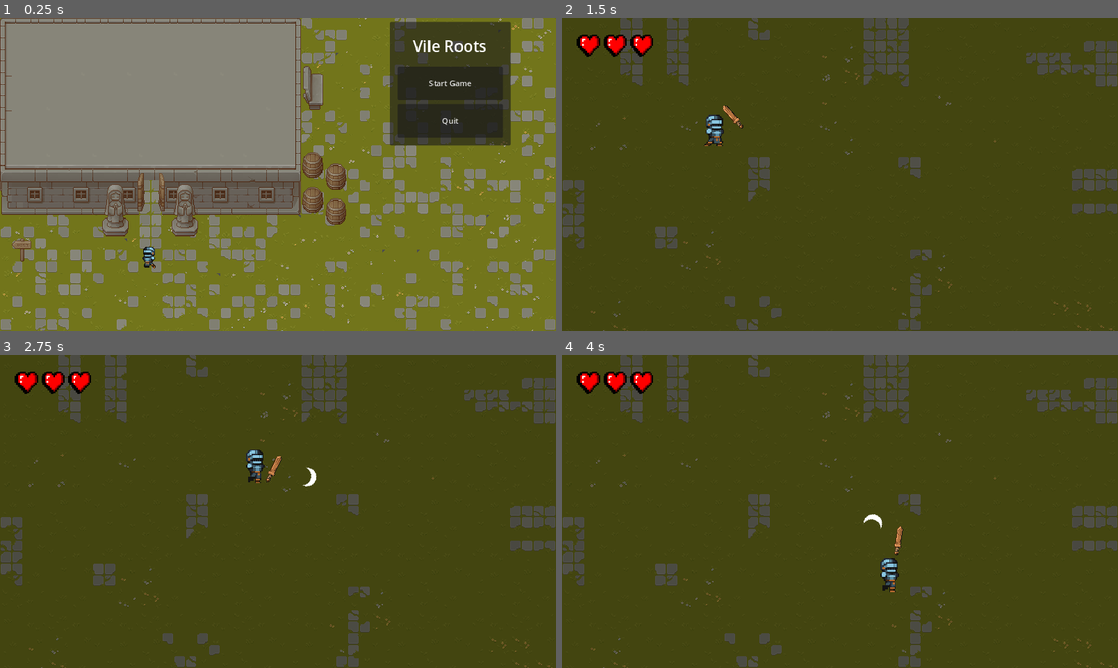
Above: before the commit, frames 1-4 (two rows, left to right).
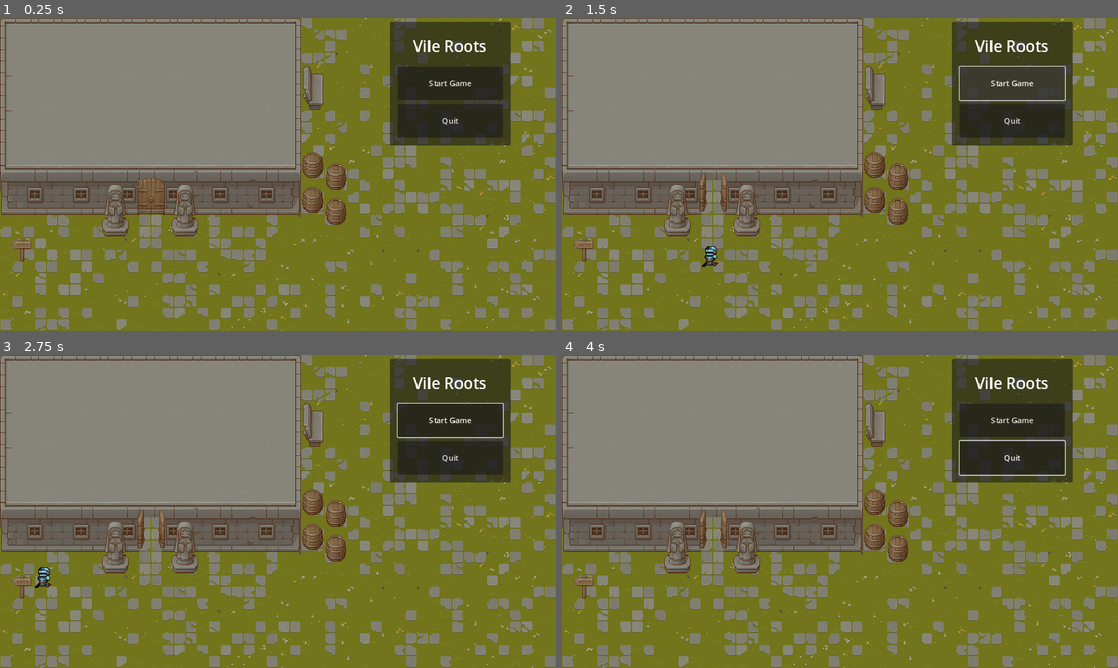
Above: after the commit, the same moments.

Repository: popcar2/Vile-Roots
Game: Godot game, scene res://MaineMenuSetup.tscn
Same seed, same stepped clock (60 frames per second), same inputs: the game is played once before the commit and once after it. This scene is started directly instead of the project's main scene.
Inputs (mouse positions are in pixels of both pictures, inside the frame that each line leads up to):
- Up to frame 1 (0.25 s): no input
- Up to frame 2 (1.5 s): click "Start Game" at 0.5 s; click (1012, 83) at 1.25 s, where only the run after the commit has a clickable "Start Game"
- Up to frame 3 (2.75 s): move the mouse to (400, 495) at 2.02 s; press the mouse at (400, 495) at 2.03 s; hold Right (right) from 2.03 s (still down)
- Up to frame 4 (4 s): move the mouse to (728, 527) at 2.77 s; release Right (right) at 2.78 s; release the mouse at (728, 527) at 2.78 s; hold Down (down) 2.78-3.53 s; click (728, 527) at 2.85 s; move the mouse to (895, 442) at 3.52 s; press the mouse at (895, 442) at 3.53 s; hold Right (right) from 3.53 s (still down)

The runs differ from the first frame. In frame 1, 0.6% of the frame differs, in the area x 24-30%, y 49-80%; in frame 2, 96%; in frame 3, 96%; in frame 4, 96%, in the area x 0-100%, y 0-100%.

Commit message:
Functional Main Menu

Diff:
--- a/MaineMenuSetup.tscn
+++ b/MaineMenuSetup.tscn
@@ -1,14 +1,12 @@
-[gd_scene load_steps=30 format=3 uid="uid://dp2rohxerctx6"]
+[gd_scene load_steps=28 format=3 uid="uid://dp2rohxerctx6"]
 
 [ext_resource type="Texture2D" uid="uid://u6bmqfe3sy60" path="res://Art/TX Tileset Stone Ground.png" id="1_17yfj"]
 [ext_resource type="Texture2D" uid="uid://db1uuwb5bk5u6" path="res://Art/TX Tileset Grass.png" id="2_8j0bo"]
 [ext_resource type="Texture2D" uid="uid://dbgto1ow5augu" path="res://Art/TX Tileset Wall.png" id="3_fgfgl"]
 [ext_resource type="PackedScene" uid="uid://chhy5dg7wtro3" path="res://Objects/main_menu_player.tscn" id="3_mp7eu"]
-[ext_resource type="Script" path="res://Scripts/AnimationPlayerMenu.gd" id="4_er874"]
 [ext_resource type="Texture2D" uid="uid://dhxrkpdg2e8xi" path="res://Art/TX Props.png" id="4_foeni"]
 [ext_resource type="Texture2D" uid="uid://c3p71m3j0b1pb" path="res://Art/TX Shadow Plant.png" id="5_03dys"]
 [ext_resource type="Texture2D" uid="uid://kra6rfe7a8sa" path="res://Art/TX Shadow.png" id="6_cex4b"]
-[ext_resource type="Script" path="res://Scripts/OpenSesame.gd" id="9_nauy8"]
 [ext_resource type="Script" path="res://Scripts/MainMenu.gd" id="10_ka2bv"]
 
 [sub_resource type="TileSetAtlasSource" id="TileSetAtlasSource_vbsuc"]
@@ -688,7 +686,7 @@
 tracks/0/loop_wrap = true
 tracks/0/keys = {
 "handle_modes": PackedInt32Array(0, 0, 0, 0),
-"points": PackedFloat32Array(206, -0.25, 0, 0.25, 0, 207, -0.25, 0, 0.25, 0, 71, -0.25, 0, 0.25, 0, -24, -0.25, 0, 0.25, 0),
+"points": PackedFloat32Array(210, -0.25, 0, 0.25, 0, 207, -0.25, 0, 0.25, 0, 71, -0.25, 0, 0.25, 0, -24, -0.25, 0, 0.25, 0),
 "times": PackedFloat32Array(0, 1, 2, 3)
 }
 tracks/1/type = "bezier"
@@ -699,7 +697,7 @@
 tracks/1/loop_wrap = true
 tracks/1/keys = {
 "handle_modes": PackedInt32Array(0, 0, 0, 0),
-"points": PackedFloat32Array(237, -0.25, 0, 0.25, 0, 330, -0.25, 0, 0.25, 0, 307, -0.25, 0, 0.25, 0, 293, -0.25, 0, 0.25, 0),
+"points": PackedFloat32Array(243, -0.25, 0, 0.25, 0, 330, -0.25, 0, 0.25, 0, 307, -0.25, 0, 0.25, 0, 293, -0.25, 0, 0.25, 0),
 "times": PackedFloat32Array(0, 1, 2, 3)
 }
 tracks/2/type = "bezier"
@@ -735,7 +733,7 @@
 tracks/0/loop_wrap = true
 tracks/0/keys = {
 "handle_modes": PackedInt32Array(0),
-"points": PackedFloat32Array(207, -0.25, 0, 0.25, 0),
+"points": PackedFloat32Array(211, -0.25, 0, 0.25, 0),
 "times": PackedFloat32Array(0)
 }
 tracks/1/type = "bezier"
@@ -746,7 +744,7 @@
 tracks/1/loop_wrap = true
 tracks/1/keys = {
 "handle_modes": PackedInt32Array(0),
-"points": PackedFloat32Array(330, -0.25, 0, 0.25, 0),
+"points": PackedFloat32Array(242, -0.25, 0, 0.25, 0),
 "times": PackedFloat32Array(0)
 }
 
@@ -783,7 +781,7 @@
 tracks/2/loop_wrap = true
 tracks/2/keys = {
 "handle_modes": PackedInt32Array(0, 0, 0, 0),
-"points": PackedFloat32Array(206, -0.25, 0, 0.25, 0, 206, -0.25, 0, 0.25, 0, 94, -0.25, 0, 0.25, 0, -32, -0.25, 0, 0.25, 0),
+"points": PackedFloat32Array(210, -0.25, 0, 0.25, 0, 206, -0.25, 0, 0.25, 0, 94, -0.25, 0, 0.25, 0, -32, -0.25, 0, 0.25, 0),
 "times": PackedFloat32Array(0, 1, 2, 3)
 }
 tracks/3/type = "bezier"
@@ -794,7 +792,7 @@
 tracks/3/loop_wrap = true
 tracks/3/keys = {
 "handle_modes": PackedInt32Array(0, 0, 0, 0),
-"points": PackedFloat32Array(237, -0.25, 0, 0.25, 0, 342, -0.25, 0, 0.25, 0, 406, -0.25, 0, 0.25, 0, 406, -0.25, 0, 0.25, 0),
+"points": PackedFloat32Array(250, -0.25, 0, 0.25, 0, 342, -0.25, 0, 0.25, 0, 406, -0.25, 0, 0.25, 0, 406, -0.25, 0, 0.25, 0),
 "times": PackedFloat32Array(0, 1, 2, 3)
 }
 
@@ -1633,20 +1631,18 @@
 layer_0/tile_data = PackedInt32Array(851973, 131072, 12, 917509, 131072, 13, 983045, 131072, 14, 1048581, 131072, 15, 8 …(2785 unchanged characters)…
 
 [node name="MainMenuPlayer" parent="." instance=ExtResource("3_mp7eu")]
-position = Vector2(207, 330)
+position = Vector2(211, 247)
 scale = Vector2(-1, 1)
 
 [node name="AnimationPlayer" type="AnimationPlayer" parent="MainMenuPlayer"]
 libraries = {
 "": SubResource("AnimationLibrary_hvu44")
 }
-script = ExtResource("4_er874")
 
 [node name="AnimatedSprite2D" type="AnimatedSprite2D" parent="."]
 position = Vector2(209, 239)
 sprite_frames = SubResource("SpriteFrames_bjaah")
 animation = &"OpenSesame"
-script = ExtResource("9_nauy8")
 
 [node name="TileMap4" type="TileMap" parent="."]
 tile_set = SubResource("TileSet_bpmmx")
@@ -1666,8 +1662,12 @@
 current = true
 zoom = Vector2(1.5, 1.5)
 
-[node name="CanvasLayer" type="CanvasLayer" parent="."]
+[node name="CanvasLayer" type="CanvasLayer" parent="." node_paths=PackedStringArray("animationplayer", "doorani", "timer", "quittimer")]
 script = ExtResource("10_ka2bv")
+animationplayer = NodePath("../MainMenuPlayer/AnimationPlayer")
+doorani = NodePath("../AnimatedSprite2D")
+timer = NodePath("../PlayDelay")
+quittimer = NodePath("../QuitDelay")
 
 [node name="Main Menu" type="Control" parent="CanvasLayer"]
 layout_mode = 3
@@ -1732,10 +1732,7 @@
 wait_time = 3.5
 one_shot = true
 
-[connection signal="pressed" from="CanvasLayer/Main Menu/CenterContainer/PanelContainer/MarginContainer/VBoxContainer/Play" to="MainMenuPlayer/AnimationPlayer" method="_on_play_pressed"]
 [connection signal="pressed" from="CanvasLayer/Main Menu/CenterContainer/PanelContainer/MarginContainer/VBoxContainer/Play" to="CanvasLayer" method="_on_play_pressed"]
-[connection signal="pressed" from="CanvasLayer/Main Menu/CenterContainer/PanelContainer/MarginContainer/VBoxContainer/Quit" to="MainMenuPlayer/AnimationPlayer" method="_on_quit_pressed"]
 [connection signal="pressed" from="CanvasLayer/Main Menu/CenterContainer/PanelContainer/MarginContainer/VBoxContainer/Quit" to="CanvasLayer" method="_on_quit_pressed"]
-[connection signal="timeout" from="PlayDelay" to="MainMenuPlayer/AnimationPlayer" method="_on_play_delay_timeout"]
 [connection signal="timeout" from="PlayDelay" to="CanvasLayer" method="_on_play_delay_timeout"]
 [connection signal="timeout" from="QuitDelay" to="CanvasLayer" method="_on_quit_delay_timeout"]
--- a/Objects/bush_1.tscn
+++ b/Objects/bush_1.tscn
@@ -4,10 +4,35 @@
 [ext_resource type="Script" path="res://Scripts/bush.gd" id="1_yu3vy"]
 [ext_resource type="PackedScene" uid="uid://dufo4qrfbitjs" path="res://Objects/roots.tscn" id="2_qcuhj"]
 
-[sub_resource type="CircleShape2D" id="CircleShape2D_tl152"]
+[sub_resource type="CircleShape2D" id="CircleShape2D_twsh3"]
 radius = 9.0
 
-[sub_resource type="Animation" id="Animation_ak1om"]
+[sub_resource type="Animation" id="Animation_872oa"]
+length = 0.001
+tracks/0/type = "bezier"
+tracks/0/imported = false
+tracks/0/enabled = true
+tracks/0/path = NodePath(".:scale:x")
+tracks/0/interp = 1
+tracks/0/loop_wrap = true
+tracks/0/keys = {
+"handle_modes": PackedInt32Array(0),
+"points": PackedFloat32Array(1e-05, -0.25, 0, 0.25, 0),
+"times": PackedFloat32Array(0)
+}
+tracks/1/type = "bezier"
+tracks/1/imported = false
+tracks/1/enabled = true
+tracks/1/path = NodePath(".:scale:y")
+tracks/1/interp = 1
+tracks/1/loop_wrap = true
+tracks/1/keys = {
+"handle_modes": PackedInt32Array(0),
+"points": PackedFloat32Array(1e-05, -0.25, 0, 0.25, 0),
+"times": PackedFloat32Array(0)
+}
+
+[sub_resource type="Animation" id="Animation_7lfon"]
 resource_name = "spawn"
 length = 0.5
 tracks/0/type = "bezier"
@@ -33,35 +58,10 @@
 "times": PackedFloat32Array(0, 0.5)
 }
 
-[sub_resource type="Animation" id="Animation_6ovii"]
-length = 0.001
-tracks/0/type = "bezier"
-tracks/0/imported = false
-tracks/0/enabled = true
-tracks/0/path = NodePath(".:scale:x")
-tracks/0/interp = 1
-tracks/0/loop_wrap = true
-tracks/0/keys = {
-"handle_modes": PackedInt32Array(0),
-"points": PackedFloat32Array(1e-05, -0.25, 0, 0.25, 0),
-"times": PackedFloat32Array(0)
-}
-tracks/1/type = "bezier"
-tracks/1/imported = false
-tracks/1/enabled = true
-tracks/1/path = NodePath(".:scale:y")
-tracks/1/interp = 1
-tracks/1/loop_wrap = true
-tracks/1/keys = {
-"handle_modes": PackedInt32Array(0),
-"points": PackedFloat32Array(1e-05, -0.25, 0, 0.25, 0),
-"times": PackedFloat32Array(0)
-}
-
-[sub_resource type="AnimationLibrary" id="AnimationLibrary_8f83w"]
+[sub_resource type="AnimationLibrary" id="AnimationLibrary_du0sr"]
 _data = {
-"RESET": SubResource("Animation_6ovii"),
-"spawn": SubResource("Animation_ak1om")
+"RESET": SubResource("Animation_872oa"),
+"spawn": SubResource("Animation_7lfon")
 }
 
 [node name="Bush1" type="CharacterBody2D" groups=["bush"]]
--- a/Objects/slash.tscn
+++ b/Objects/slash.tscn
@@ -17,10 +17,10 @@
 texture = ExtResource("1_k48gl")
 
 [node name="CollisionShape2D" type="CollisionShape2D" parent="."]
-shape = SubResource("CircleShape2D_u5232")
+shape = SubResource("CircleShape2D_28kp6")
 
 [node name="Timer" type="Timer" parent="."]
-wait_time = 0.4
+wait_time = 0.5
 one_shot = true
 autostart = true
 
--- a/Scripts/AnimationPlayerMenu.gd
+++ /dev/null
@@ -1,7 +0,0 @@
-extends AnimationPlayer
-
-func _on_play_pressed():
-	play("PlayerStart")
-
-func _on_quit_pressed():
-	play("Player leave")
--- a/Scripts/MainMenu.gd
+++ b/Scripts/MainMenu.gd
@@ -1,18 +1,25 @@
 extends CanvasLayer
 
 @onready var mainmenu: Control = $"Main Menu"
+@export var animationplayer: AnimationPlayer
+@export var doorani: AnimatedSprite2D
+@export var timer: Timer
+@export var quittimer: Timer
 
 func _on_play_pressed():
+	animationplayer.play("PlayerStart")
+	doorani.play("OpenSesame")
+	timer.start()
+
+
+func _on_quit_pressed():
+	animationplayer.play("Player leave")
+	doorani.play("OpenSesame")
+	quittimer.start()
+
+func _on_play_delay_timeout():
 	get_tree().change_scene_to_file("res://GameScene.tscn")
 
 
-func _on_quit_pressed():
+func _on_quit_delay_timeout():
 	get_tree().quit()
-
-
-func _on_play_delay_timeout():
-	_on_play_pressed()
-
-
-func _on_quit_delay_timeout():
-	_on_quit_pressed()
--- a/Scripts/OpenSesame.gd
+++ /dev/null
@@ -1,3 +0,0 @@
-extends AnimatedSprite2D
-func _ready():
-	play("OpenSesame")
Not shown: 1 places in GameScene.tscn that only renumber resources
Not shown: 2 places in Objects/bush_1.tscn that only renumber resources
Not shown: 1 places in Objects/slash.tscn that only renumber resources
